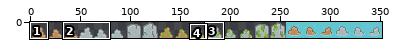
Sprite sheet: rocks.png. Above: a wide view before the commit, with the close-up outlined.
Close-up. As it was:
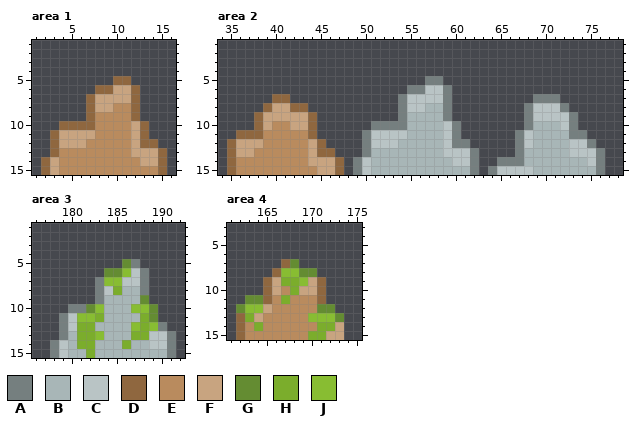
The file is 352x16 pixels. Shown: area 1: x 1..16, y 1..15; area 2: x 34..78, y 1..15; area 3: x 176..192, y 1..15; area 4: x 161..175, y 3..15. The commit also changed other parts of the picture, which this record leaves out.
Palette (. is transparent): A #757f7f  B #a8b6b7  C #b9c4c5  D #8f673f  E #b98b5e  F #c8a480  G #648c32  H #7bad2c  J #88bd32
Pixels before, area 1, first column x 2:
 5 ........DD....
 6 ......DDFFD...
 7 .....DFFFFD...
 8 .....DFFEED...
 9 .....DEEEED...
10 ..DDDDEEEEFD..
11 .DFFFFEEEEFD..
12 .DFFFEEEEEFDD.
13 .DEEEEEEEEFFFD
14 DFEEEEEEEEEFFD
15 DFEEEEEEEEEEED
Pixels before, area 2, first column x 35:
 5 ......................AA..................
 6 ....................AACCA.................
 7 .....DD............ACCCCA.........AAA.....
 8 ....DFFDD..........ACCBBA........ACCCA....
 9 ...DFFFFFD.........ABBBBA........ACCCCA...
10 ...DFEEFFD......AAAABBBBCA.......ABBBCA...
11 .DDDEEEEED.....ACCCCBBBBCA......ACBBBBAA..
12 DFFFEEEEEFD....ACCCBBBBBCAA.....ACBBBBCCA.
13 DFFEEEEEEFDD...ABBBBBBBBCCCA....ABBBBBCCCA
14 DEEEEEEEEFFFD.ACBBBBBBBBBCCA..AAABBBBBBBCA
15 DEEEEEEEEEFFD.ACBBBBBBBBBBBA.ACCCCBBBBBBBA
Pixels before, area 3, first column x 178:
 5 ........GA....
 6 ......GGJCA...
 7 .....AJJCCA...
 8 .....ACHBBA...
 9 .....ABBBBG...
10 ..AAGJBBBJJG..
11 .ACJJHBBBBHG..
12 .ACHHBBBBJHJA.
13 .ABHHJBBBHHCCA
14 ACBHHBBBHBBCCA
15 ACBBHBBBBBBBBA
Pixels before, area 4, first column x 162:
 7 .....DG.....
 8 ....DJJGG...
 9 ...DFHHJFD..
10 ...DFEHFFD..
11 .GGDEHEEED..
12 GJJFEEEEEGG.
13 DHFEEEEEJJJG
14 DEHEEEEEEHHF
15 DEEEEEEEHHFF
New version:
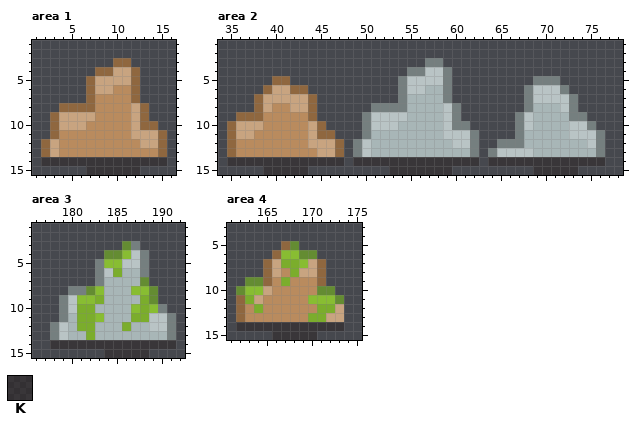
Colours new in this view: K #2d252580
Change:
Changed rows in their new state; - is an unchanged pixel.
Area 1:
first column x 2:
 3 --------DD----
 4 ------DDFFD---
 5 -----DFFFFD---
 6 -----DFFEE----
 7 ------EEEE----
 8 --DDD-EE--FD--
 9 -DFFFF----FD--
10 -DFFFE------D-
11 --EEEE-----FFD
12 DFEEE-----EFFD
13 DF--------EEE-
14 KKKKKKKKKKKKKK
15 .....KKKKKK...
Area 2:
first column x 35:
 3 ----------------------AA------------------
 4 --------------------AACCA-----------------
 5 -----DD------------ACCCCA---------AAA-----
 6 ----DFFDD----------ACCBB---------ACCCA----
 7 ---DFFFFFD----------BBBB---------ACCCCA---
 8 ---DFEEFFD------AAA-BB--CA--------BBBCA---
 9 -DD-EEEEE------ACCCC----CA------ACBBBB-A--
10 DFFFE--EEFD----ACCCB------A-----AC---BCCA-
11 DFFE-----FDD----BBBB-----CCA-----B----CCCA
12 -EEE------FFD-ACBBB-----BCCA--AA-B----BBCA
13 -EE------EFFD-AC--------BBB--ACCCC----BBB-
14 KKKKKKKKKKKKK-KKKKKKKKKKKKKK-KKKKKKKKKKKKK
15 ....KKKKK....-....KKKKKKK...-.....KKKKK...
Area 3:
first column x 178:
 3 --------GA----
 4 ------GGJCA---
 5 -----AJJCCA---
 6 -----ACHBB----
 7 ------BBBBG---
 8 --AAGJBB-JJG--
 9 -ACJJH----HG--
10 -ACHHB----HJA-
11 --BHHJ---H-CCA
12 ACB-----HBBCCA
13 AC-B-B---BBBB-
14 KKKKKKKKKKKKKK
15 ......KKKKK...
Area 4:
first column x 162:
 5 -----DG-----
 6 ----DJJGG---
 7 ---DFHHJFD--
 8 ---DFEHFFD--
 9 -GG-E-EEE---
10 GJJFE-EEEGG-
11 DHFE-E--JJJG
12 DEHE-----HHF
13 -EE-----HHFF
14 KKKKKKKKKKKK
15 ....KKKKK...
Pixel boxes of the changes (left, top, right, bottom) in both close-ups:
changed: (41, 58, 167, 175)
changed: (227, 58, 605, 175)
changed: (50, 241, 176, 358)
changed: (236, 241, 344, 340)
